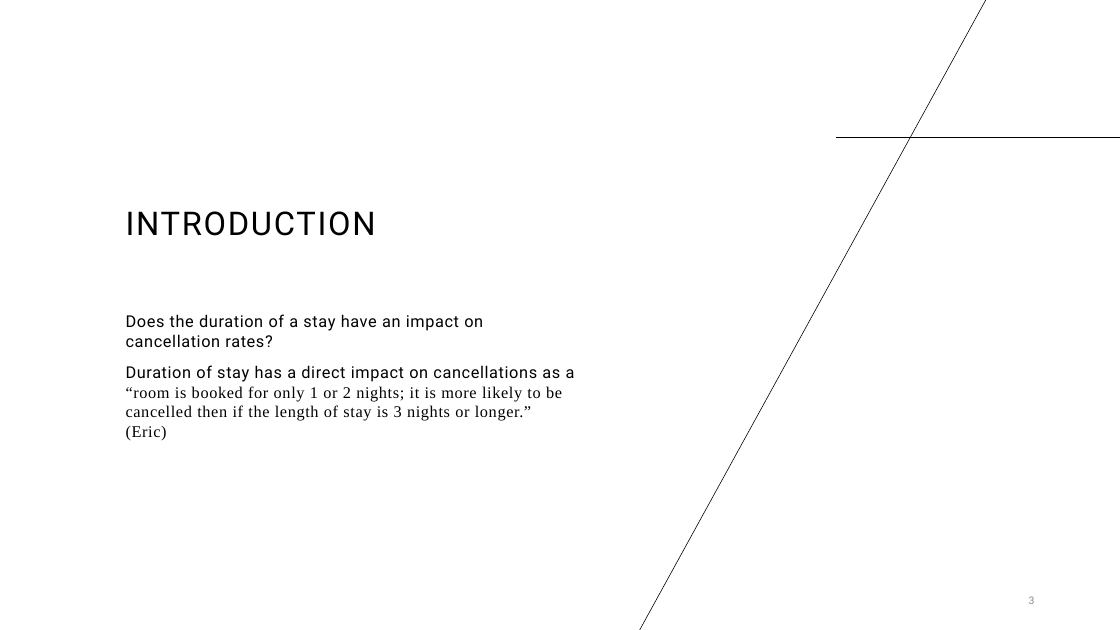
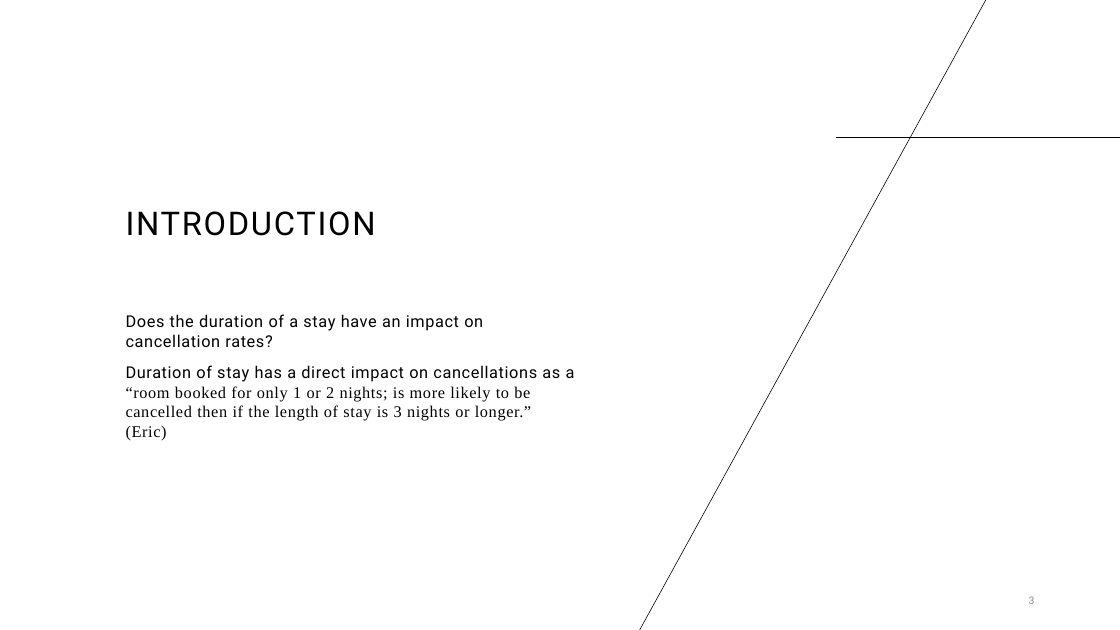
Before and after one commit to TheodoreKoby-Hercsky/Applied-Data-Science, a slide deck: slide 3 of Hotel Booking Prediction & EDA/Predicting Hotel Cancellations.pptx. Drawn at 1120x630 pixels with LibreOffice and Linux fonts; fonts in the diff are those of the drawing. Boxes give left, top, right and bottom in pixels: in the first picture for what was removed or moved away, otherwise in the second. Text is boxed around its words. In the diff, an @@ line names an element or a change of style, - is before the commit and + after.

```diff
--- a/Hotel Booking Prediction & EDA/Predicting Hotel Cancellations.pptx
+++ b/Hotel Booking Prediction & EDA/Predicting Hotel Cancellations.pptx
@@ text at bbox=[126, 365, 575, 440]: text changed @@
-Duration of stay has a direct impact on cancellations as a “room is booked for only 1 or 2 nights; it is more likely to be cancelled then if the length of stay is 3 nights or longer.” (Eric)
+Duration of stay has a direct impact on cancellations as a “room booked for only 1 or 2 nights; is more likely to be cancelled then if the length of stay is 3 nights or longer.” (Eric)
```
Also in this commit, not shown: 7 other slides changed, 1 other file.
